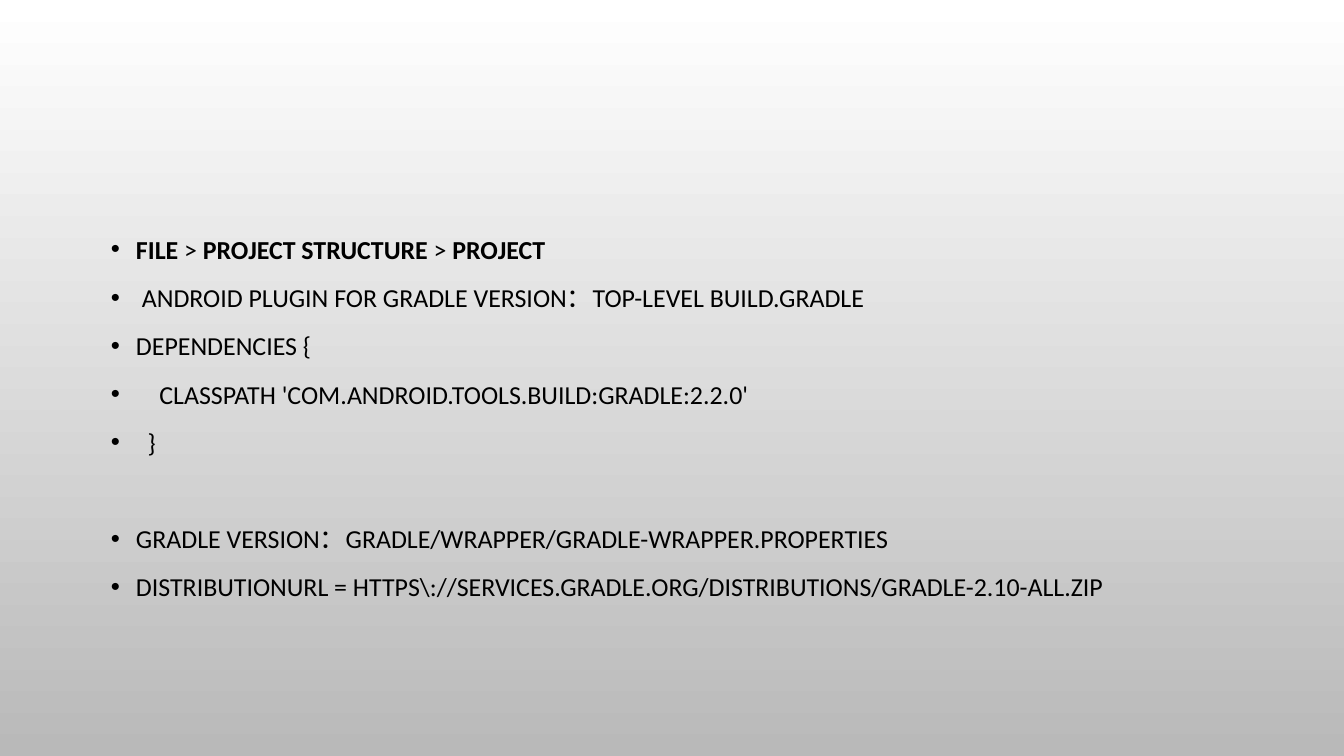
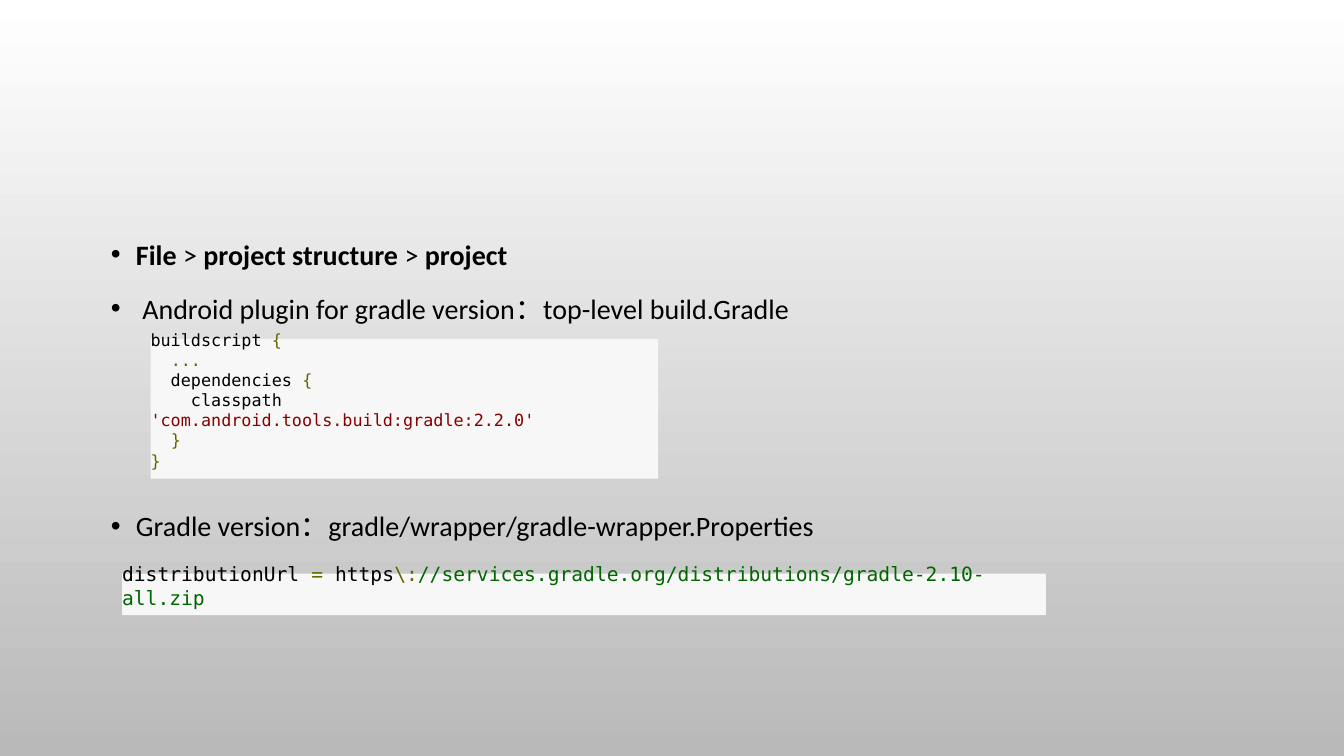
Before and after one commit to JohnDannl/HelloGradle, a slide deck: slide 7 of Gradle.pptx (slide 4 before the commit). Drawn at 1344x756 pixels with LibreOffice and Linux fonts; fonts in the diff are those of the drawing; background and template pictures are left out. Boxes give left, top, right and bottom in pixels: in the first picture for what was removed or moved away, otherwise in the second. Text is boxed around its words. In the diff, an @@ line names an element or a change of style, - is before the commit and + after.

```diff
--- a/Gradle.pptx
+++ b/Gradle.pptx
@@ text at <box>136,245,814,541</box>: text changed; size 18.5 to 20 pt @@
-• FILE > PROJECT STRUCTURE > PROJECT
-• ANDROID PLUGIN FOR GRADLE VERSION：TOP-LEVEL BUILD.GRADLE
-• DEPENDENCIES {
-• CLASSPATH 'COM.ANDROID.TOOLS.BUILD:GRADLE:2.2.0'
-• }
-• GRADLE VERSION：GRADLE/WRAPPER/GRADLE-WRAPPER.PROPERTIES
-• DISTRIBUTIONURL = HTTPS\://SERVICES.GRADLE.ORG/DISTRIBUTIONS/GRADLE-2.10-ALL.ZIP
+• File > project structure > project
+• Android plugin for gradle version：top-level build.Gradle
+• Gradle version：gradle/wrapper/gradle-wrapper.Properties
@@ rectangle added at <box>150,339,658,479</box>, fill #F7F7F7, 12 pt, text #880000 @@
+buildscript {
+...
+dependencies {
+classpath 'com.android.tools.build:gradle:2.2.0'
+}
+}
@@ rectangle added at <box>122,574,1046,615</box>, fill #F7F7F7, 14 pt, text #006600 @@
+distributionUrl = https\://services.gradle.org/distributions/gradle-2.10-all.zip
```
Also in this commit, not shown: 2 other slides changed, 3 slides added, 2 other files.
